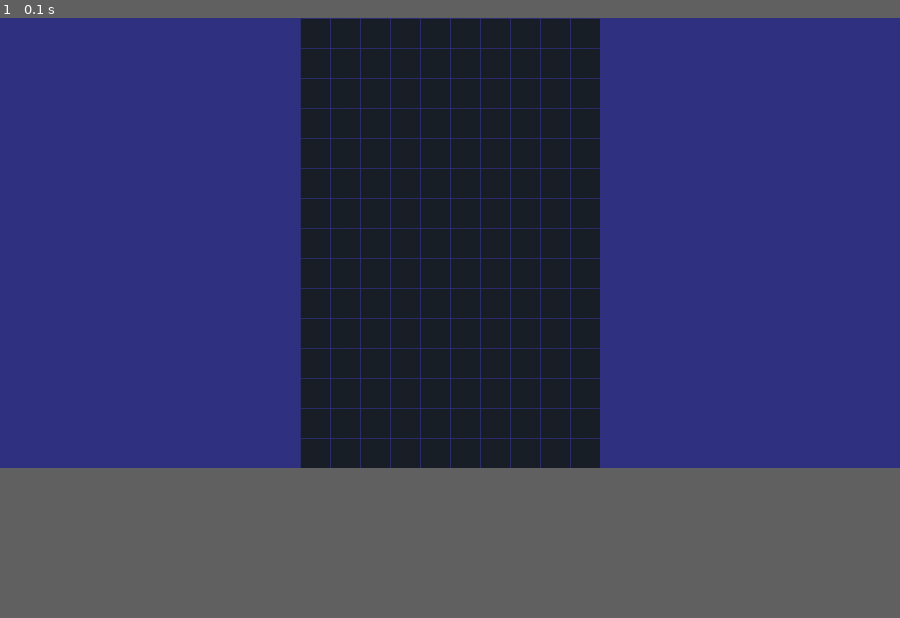
Above: before the commit, frame 1.
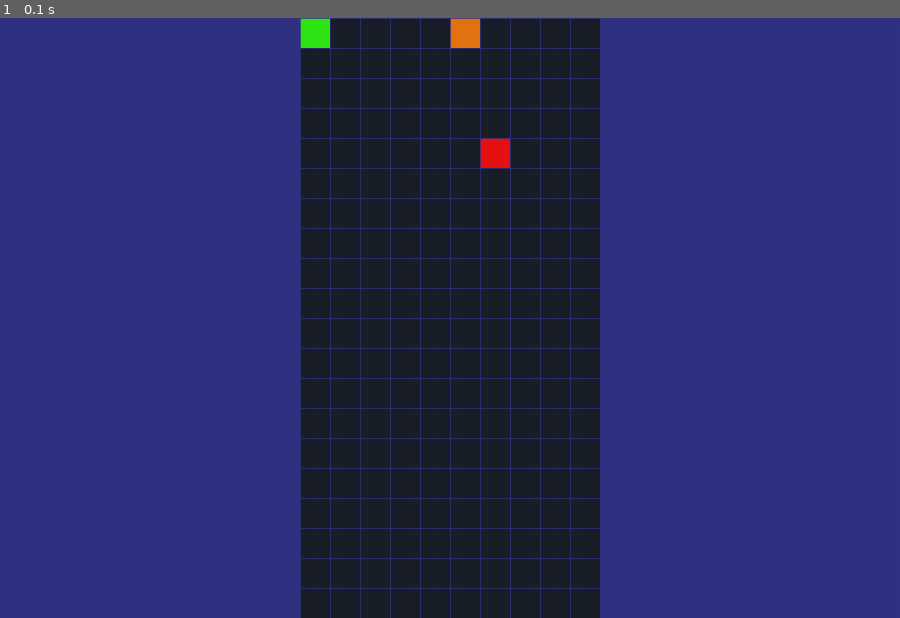
Above: after the commit, the same moment.

Repository: budabalint/pygame10.A-E
Game: pygame game, started from main.py
Same seed, same stepped clock (60 frames per second), same inputs: the game is played once before the commit and once after it.
Inputs:
- Up to frame 1 (0.1 s): no input
In our replay, the window is 900x450 before the commit and 900x600 after it. These sizes can differ from the game's own. Grey fills any space a smaller window leaves; there, only what the larger window draws over its background counts as a difference.

The runs differ from the first frame. In frame 1, 8.3% of the frame differs, in the area x 33-67%, y 0-100%.

Commit message:
rács színezés tesztelve

Diff:
--- a/game.py
+++ b/game.py
@@ -6,12 +6,15 @@
 class Game:
     def __init__(self) -> None:
         pygame.init()
-        self.ablak: pygame.Surface = pygame.display.set_mode((1200, 600))
+        self.ablak: pygame.Surface = pygame.display.set_mode((1200, 800))
         pygame.display.set_caption("Tetris")
         self.sötétkék: tuple[int ,int ,int] = (50, 50, 130)
 
         self.óra = pygame.time.Clock()  # a játék sebességét adja meg
         self.rács: Grid = Grid()
+        self.rács.rács[0][0] = 1
+        self.rács.rács[0][5] = 3
+        self.rács.rács[4][6] = 2
         self.rács.rács_kiíratása_consolra()
 
     def game_loop(self) -> None:
